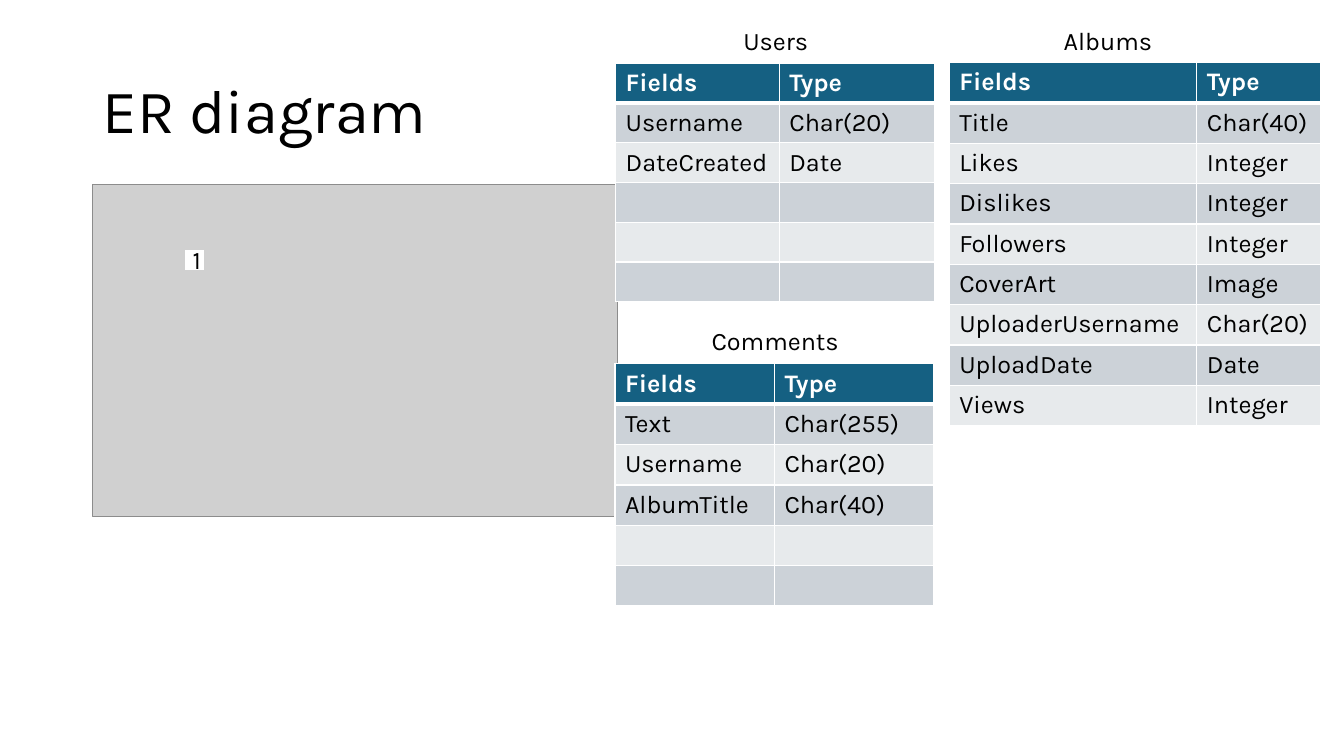
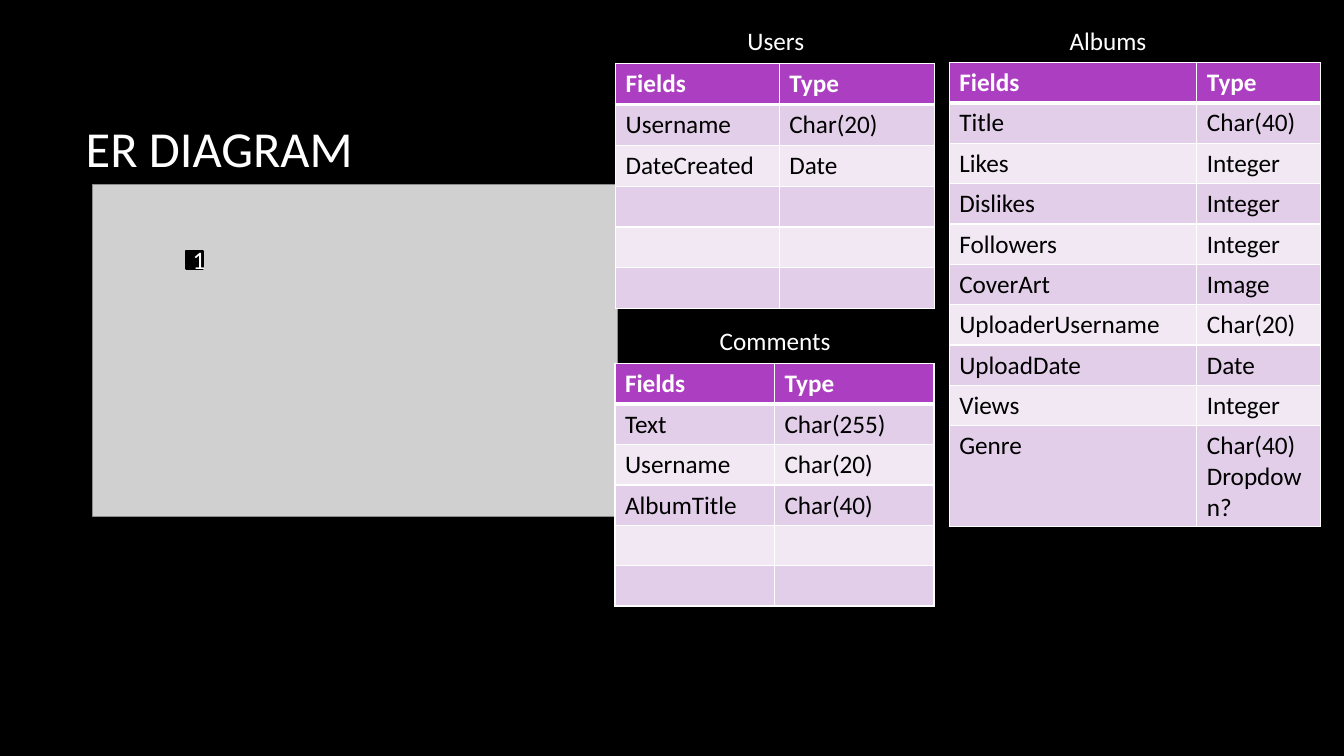
Before and after one commit to MalachyMcGinnity/WAD2GroupProject, a slide deck: slide 6 of WAD2 Group Project Design Spec.pptx. Drawn at 1344x756 pixels with LibreOffice and Linux fonts; fonts in the diff are those of the drawing; grey boxes stand for pictures; background and template pictures are left out. Boxes give left, top, right and bottom in pixels: in the first picture for what was removed or moved away, otherwise in the second. Text is boxed around its words. In the diff, an @@ line names an element or a change of style, - is before the commit and + after.

```diff
--- a/WAD2 Group Project Design Spec.pptx
+++ b/WAD2 Group Project Design Spec.pptx
@@ background #FFFFFF to picture (left out) @@
@@ table at (616, 64, 935, 306) @@
@@ fill #156082 to #AC3EC1 in row 1 @@
@@ fill #CCD2D8 to #E3CEE9 in 6 cells @@
@@ fill #E8EAED to #F1E8F4 in 4 cells @@
@@ font Karla to Calibri @@
@@ table at (950, 63, 1321, 526) @@
+row 10: Genre | Char(40) / Dropdown?
@@ title at (86, 134, 353, 168): text changed; size 44 to 36 pt; font Karla to Calibri; text colour #000000 to #FFFFFF @@
-ER diagram
+ER DIAGRAM
@@ rectangle "1" at (187, 251, 203, 268): font Karla to Calibri, text colour #000000 to #FFFFFF; fill #FFFFFF to #000000; outline #FFFFFF 1.5 pt to #000000 1.5 pt @@
@@ font Karla to Calibri, text colour #000000 to #FFFFFF in 3 elements at (747, 33, 804, 51), (1070, 32, 1147, 51), (720, 333, 831, 351) @@
@@ table at (615, 364, 934, 606) @@
@@ fill #156082 to #AC3EC1 in row 1 @@
@@ fill #CCD2D8 to #E3CEE9 in 6 cells @@
@@ fill #E8EAED to #F1E8F4 in 4 cells @@
@@ font Karla to Calibri @@
```
Also in this commit, not shown: 5 other slides changed.
